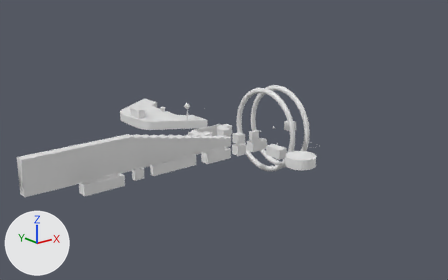
Two versions of the FBX model Assets/Meshes/Meshes_v5.fbx, one commit apart.
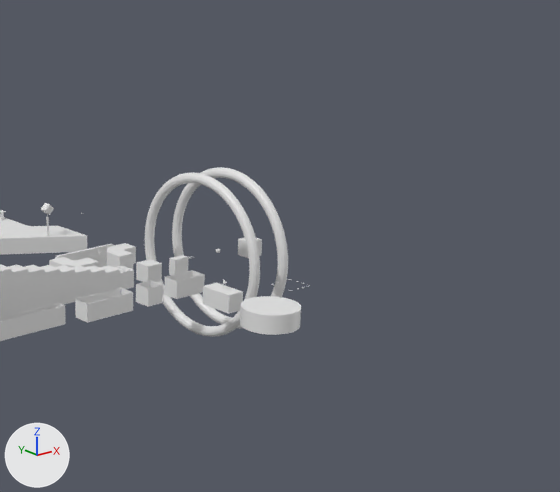
Old and new are each drawn whole from a 50 mm camera at (-458.0, -499.0, 199.0) aimed at (-30.0, 36.0, -15.0) and again close up on the part from 36% to 100% of the width and 0% to 89% of the height. Arrows for +X, +Y and +Z are at lower left; the lights stay in place. Where no turn or scale is listed for an object, it has been applied to the vertices. Vertices at the same position are counted once.

In view in the first close-up: 'CubeLava1', 'CubeLava2', 'CubeLava2.003', 'CubeLava3', 'Cylinder', 'Finish', 'FirstTorus', 'FlagRoad', 'ForwardToRight', 'SecondTorus', 'ZapravkaForward'.
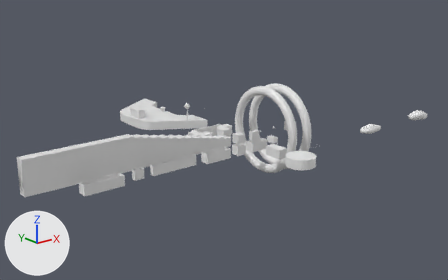
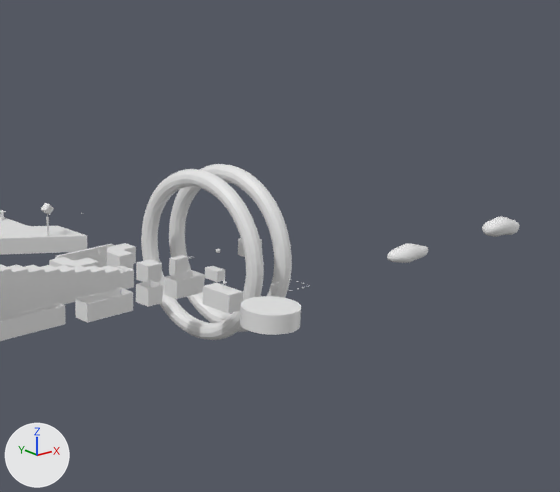
What differs and where, as boxes (x1, y1, x2, y2) in the close-ups (560 x 492 px):
'SecondTorus', reshaped (7% wider): before (145, 172, 260, 337); after (141, 169, 264, 340)
'FirstTorus', reshaped: before (172, 167, 288, 329); after (169, 164, 292, 332)
'Icosphere.001', added: after (387, 243, 428, 263)
'Icosphere', added: after (482, 217, 520, 237)
'GroundLet', added: after (205, 266, 225, 282)
part 1 of me_torus_001, added: after (169, 164, 292, 332)
part 2 of me_torus_002, added: after (141, 169, 264, 340)

The edits, one by one:
me_torus_002 has 576 vertices, 576 faces and spans x -3.0..3.0, y -48.0..48.0, z -48.0..48.0.
me_torus_002 is used by ob_secondtorus; location (0.0, 0.0, 0.0).
me_torus_002 part 2: a new loose piece, a torus around x (ring radius 45.0, tube radius 5.0) spanning x -5.0..5.0, y -50.0..50.0, z -50.0..50.0.
me_torus_001 has 576 vertices, 576 faces and spans x 19.0..25.0, y -48.0..48.0, z -48.0..48.0.
me_torus_001 is used by ob_firsttorus; location (0.0, 0.0, 0.0).
me_torus_001 part 1: a new loose piece, a torus around x (ring radius 45.0, tube radius 5.0) spanning x 17.0..27.0, y -50.0..50.0, z -50.0..50.0.
Mesh me_icosphere_001 is new.
It has 162 vertices, 320 faces and spans x -14.0..13.8, y -6.4..7.4, z -5.4..5.5.
Mesh me_cube_001 is new.
It has 16 vertices, 14 faces and spans x -3.0..3.0, y -5.0..5.0, z -3.0..3.0.
Mesh me_icosphere is new.
It has 162 vertices, 320 faces and spans x -13.1..14.0, y -6.7..7.8, z -5.4..6.5.
Object 'Icosphere.001' (ob_icosphere_001) is new; it shows me_icosphere_001.
Its location is (98.0, -71.8, 0.0).
Object 'GroundLet' (ob_groundlet) is new; it shows me_cube_001.
Its location is (-14.2, -28.3, -1.6).
Object 'Icosphere' (ob_icosphere) is new; it shows me_icosphere.
Its location is (188.7, -71.8, 0.0).
